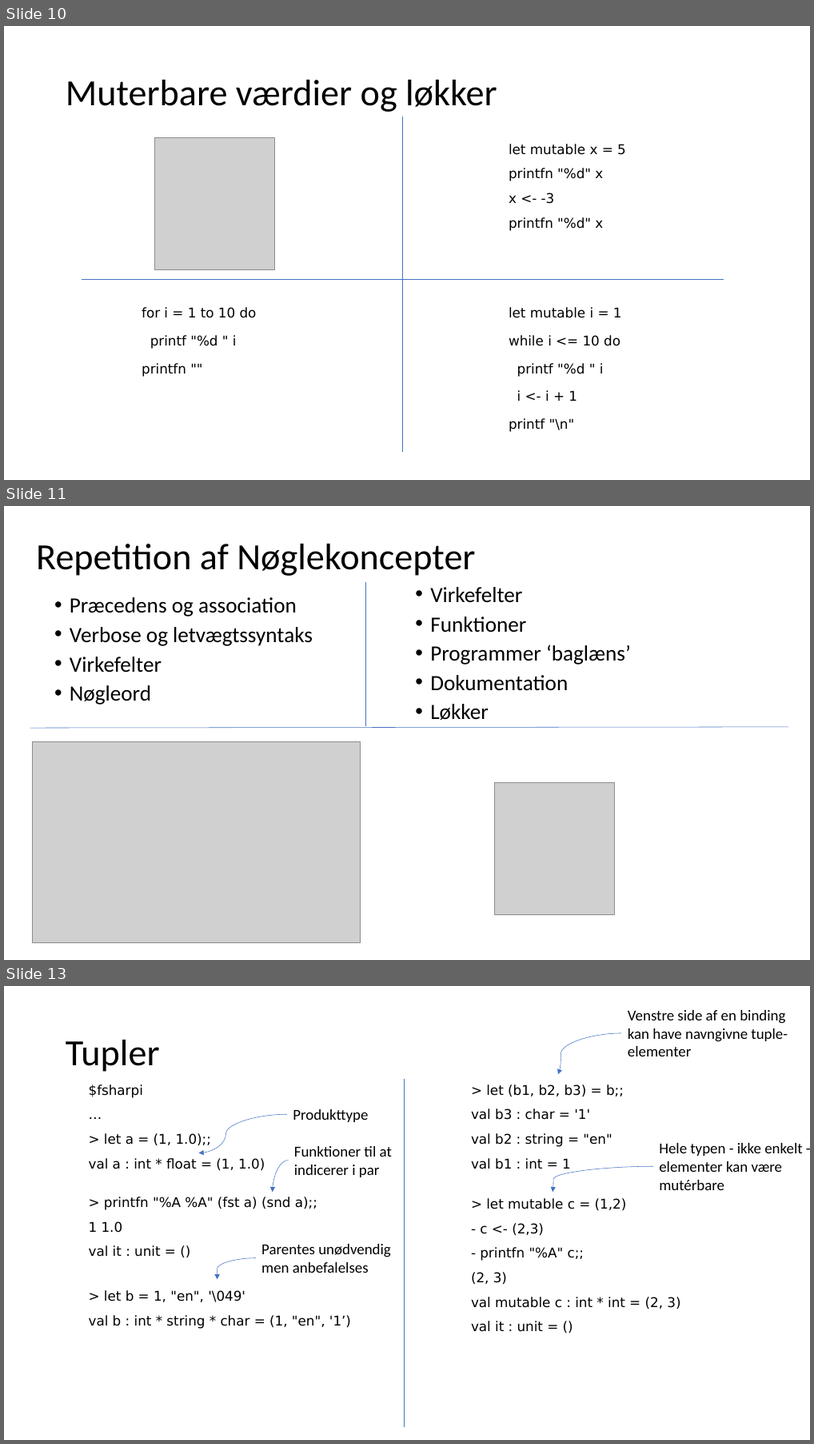
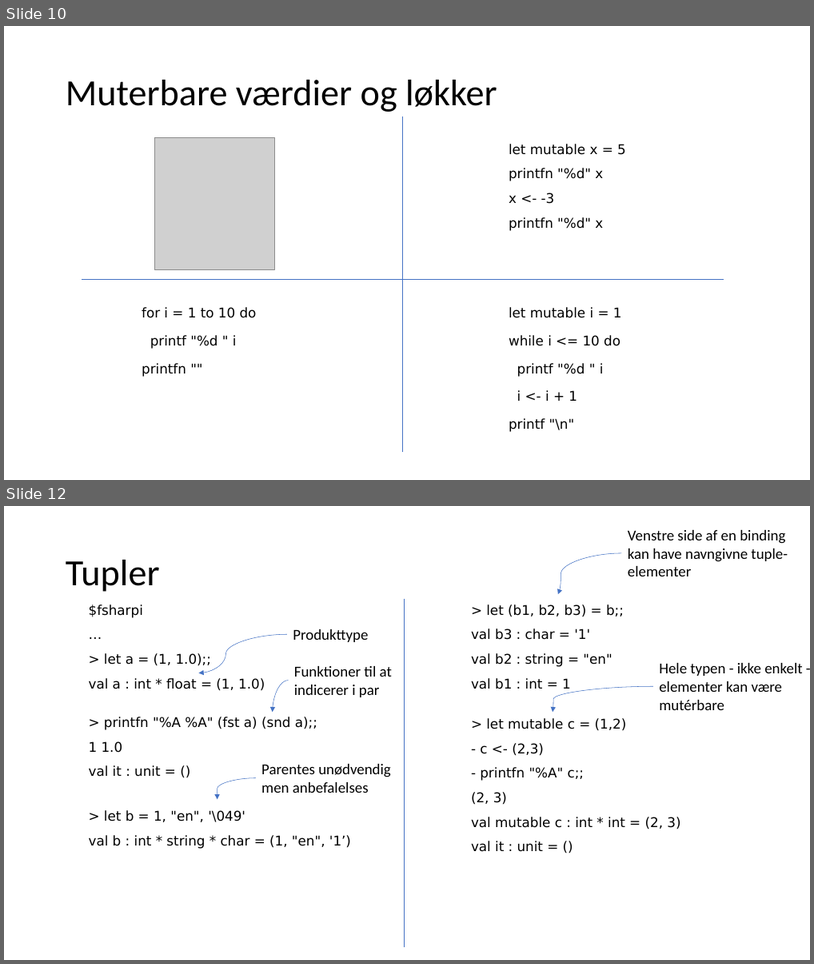
Before and after one commit to fisterloegsovs/pop22, a slide deck: lectures/3.2FunctionsNPrintf/lecture.pptx. Shown one above the other, each under a label of ours: slides 10, 11 and 13 before the commit, slides 10 and 12 after it; the slides between them are not shown. The pictures are 814x1444 and 814x964 pixels, drawn with LibreOffice and Linux fonts; fonts in the diff are those of the drawing; grey boxes stand for pictures. Boxes give left, top, right and bottom in pixels: in the first picture for what was removed or moved away, otherwise in the second. Text is boxed around its words. In the diff, an @@ line names an element or a change of style, - is before the commit and + after.

```diff
--- a/lectures/3.2FunctionsNPrintf/lecture.pptx
+++ b/lectures/3.2FunctionsNPrintf/lecture.pptx
@@ slide 11 removed at <box>4,506,810,960</box>, background #FFFFFF @@
@@ title removed at <box>36,544,475,576</box> @@
-Repetition af Nøglekoncepter
@@ text removed at <box>70,597,313,704</box> @@
-• Præcedens og association
-• Verbose og letvægtssyntaks
-• Virkefelter
-• Nøgleord
@@ line removed from (366, 582) to (366, 726) @@
@@ text removed at <box>430,587,631,720</box> @@
-• Virkefelter
-• Funktioner
-• Programmer ‘baglæns’
-• Dokumentation
-• Løkker
@@ line removed from (30, 728) to (790, 727) @@
@@ picture removed at <box>32,741,360,942</box> @@
@@ picture removed at <box>494,783,615,914</box> @@
@@ what was slide 13 is now slide 12 @@
```
Also in this commit, not shown: 7 slides changed, 2 other slides removed, 3 other files.
